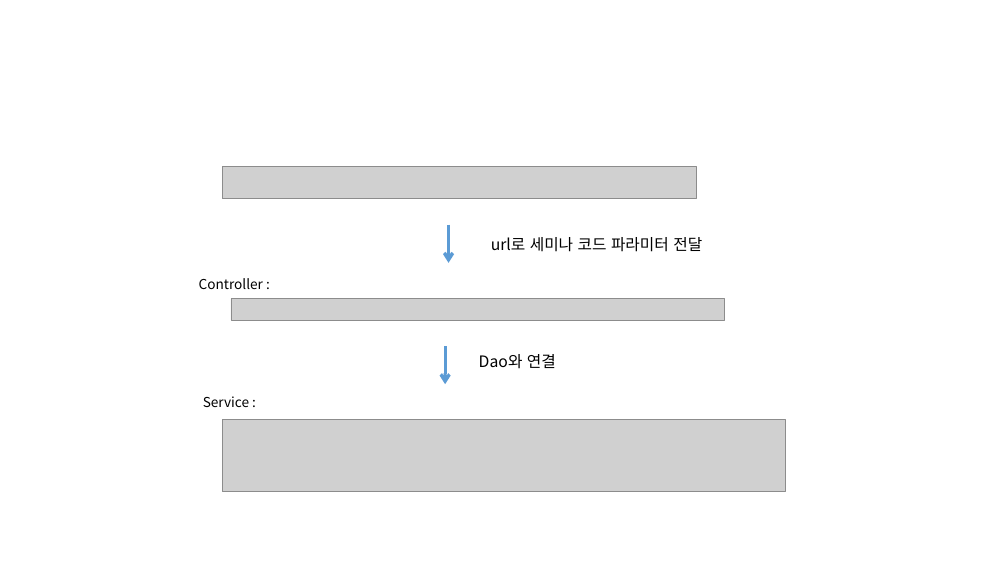
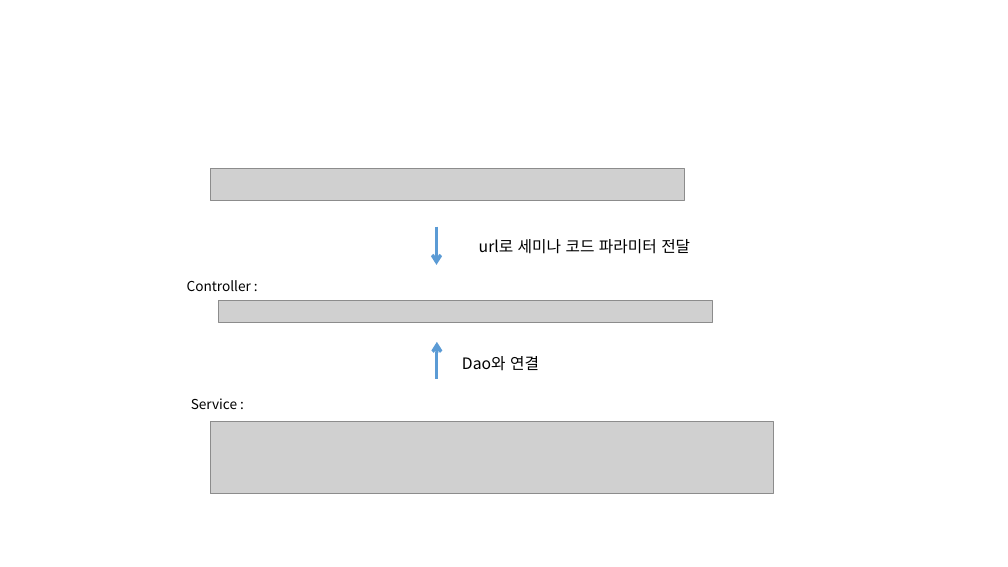
Before and after one commit to ezenteam2/e-Zone, a slide deck: slide 5 of 0 발표용 파워포인트/0417 3차발표/0417 project05 - 파워포인트 - 서희.pptx. Drawn at 1008x567 pixels with LibreOffice and Linux fonts; fonts in the diff are those of the drawing; grey boxes stand for pictures; background and template pictures are left out. Boxes give left, top, right and bottom in pixels: in the first picture for what was removed or moved away, otherwise in the second. Text is boxed around its words. In the diff, an @@ line names an element or a change of style, - is before the commit and + after.

```diff
--- a/0 발표용 파워포인트/0417 3차발표/0417 project05 - 파워포인트 - 서희.pptx
+++ b/0 발표용 파워포인트/0417 3차발표/0417 project05 - 파워포인트 - 서희.pptx
@@ 2 pictures, 1 rectangle, 1 arrow: place and size @@
-2 pictures, 1 rectangle, 1 arrow at (222,225,786,492)
+2 pictures, 1 rectangle, 1 arrow at (210,227,774,495)
@@ 2 texts, 1 picture: place and size @@
-2 texts, 1 picture at (199,166,696,407)
+2 texts, 1 picture at (187,169,684,409)
@@ arrow moved from (445, 346) - (445, 384) to (437, 379) - (437, 342) @@
@@ text "Dao와 연결": place and size @@
-text "Dao와 연결" at (479,354,556,369)
+text "Dao와 연결" at (462,356,539,371)
```
Also in this commit, not shown: 1 slide added, 1 slide removed.
